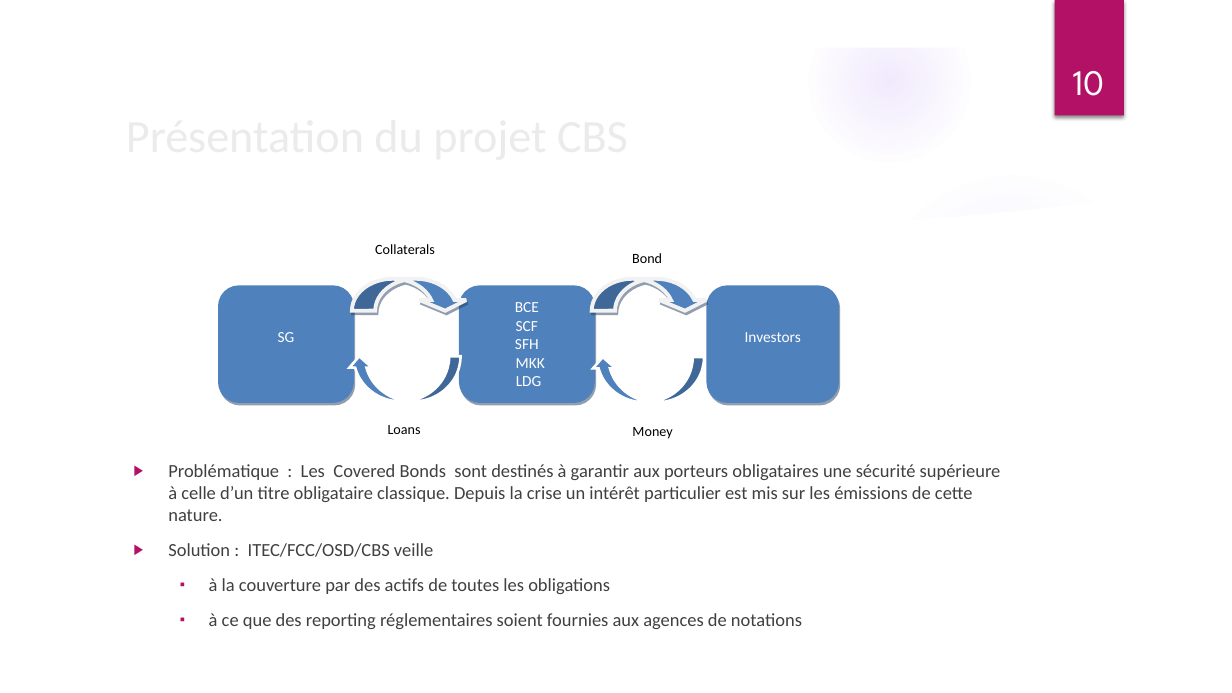
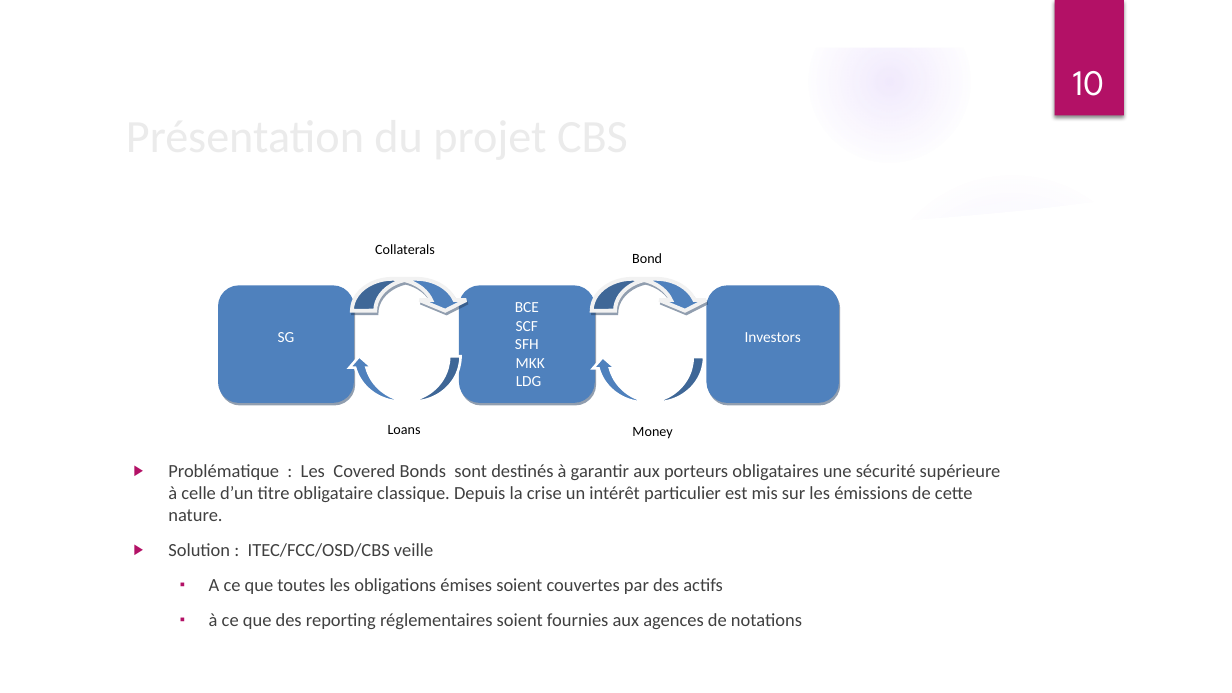
Before and after one commit to Thin-hinane/Rapport-de-stage-, a slide deck: slide 10 of PROJET IT DE GESTION DES OBLIGATIONS SECURISEES CBS.pptx. Drawn at 1232x693 pixels with LibreOffice and Linux fonts; fonts in the diff are those of the drawing; background and template pictures are left out. Boxes give left, top, right and bottom in pixels: in the first picture for what was removed or moved away, otherwise in the second. Text is boxed around its words. In the diff, an @@ line names an element or a change of style, - is before the commit and + after.

```diff
--- a/PROJET IT DE GESTION DES OBLIGATIONS SECURISEES CBS.pptx
+++ b/PROJET IT DE GESTION DES OBLIGATIONS SECURISEES CBS.pptx
@@ text at (x1=209, y1=578, x2=723, y2=594): text changed @@
-  ▪ à la couverture par des actifs de toutes les obligations
+  ▪ A ce que toutes les obligations émises soient couvertes par des actifs
```
Also in this commit, not shown: 3 other slides changed.
